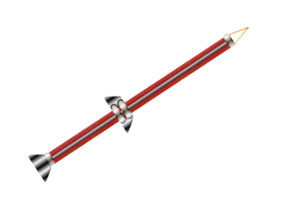
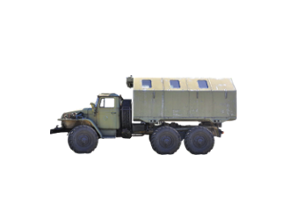
Before/after of a 282x213 layered artwork. What changed in the layer stack:
added layer "Baufahrzeug2.png" above "Eingefügte Ebene #7" over [50, 75, 238, 155]
hid "Eingefügte Ebene #5" over [27, 26, 250, 183]
